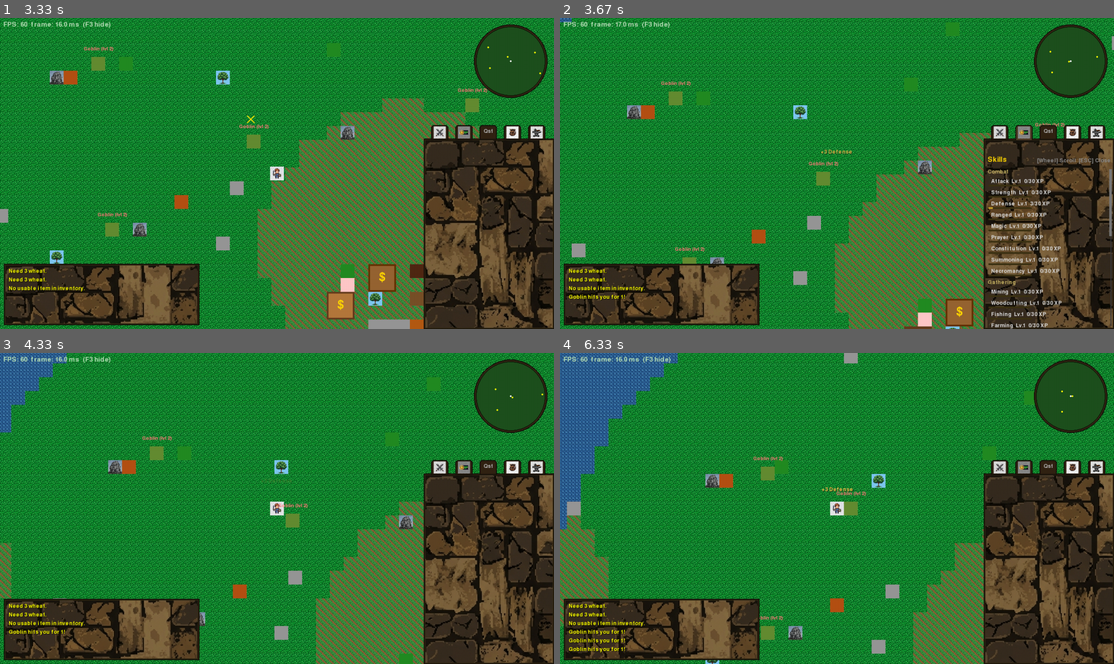
Above: before the commit, frames 1-4 (two rows, left to right).
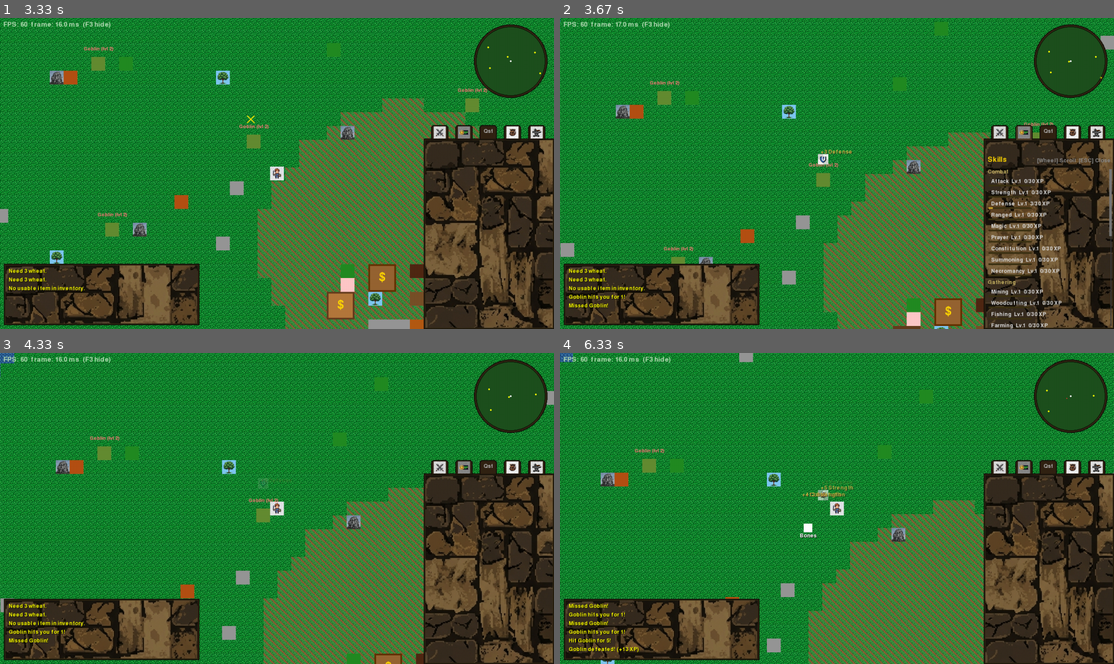
Above: after the commit, the same moments.

Repository: jacobziemba-dev/my-pygame-rpg
Game: pygame game, started from main.py
The game is run twice, just before and just after one commit, with the same random seed, the same clock (stepped at 60 frames per second) and the same inputs.
Inputs (mouse positions are in pixels of both pictures, inside the frame that each line leads up to):
- Up to frame 1 (3.33 s): click (465, 133) at 0.38 s; click "Goblin (lvl 2)" at 0.72 s; click (537, 133) at 1.05 s; click "Bread" at 1.38 s; tap Enter at 1.67, 3 s; click (437, 133) at 2.05 s; click (437, 133) at 2.38 s; click "Goblin (lvl 2)" at 2.72 s
- Up to frame 2 (3.67 s): click (1025, 133) at 3.38 s
- Up to frame 3 (4.33 s): click (465, 468) at 3.72 s; click (94, 539) at 4.05 s
- Up to frame 4 (6.33 s): click (859, 496) at 4.88 s; click (997, 468) at 5.88 s; click (997, 468) at 6.22 s

Frame 1 is identical in both runs. In frame 2, 41% of the frame differs, in the area x 0-100%, y 0-100%; in frame 3, 45%; in frame 4, 46%.

Commit message:
feat: enhance player-enemy interaction and collision mechanics; implement auto-retaliation and refined enemy chase behavior

Diff:
--- a/src/core/game_manager.py
+++ b/src/core/game_manager.py
@@ -8,6 +8,7 @@
 from src.entities.station import Station
 from src.ui.ui import UIManager
 from src.entities.enemy import Enemy
+from src.entities.entity import resolve_collision_x, resolve_collision_y
 from src.entities.crop import Crop
 from src.core.camera import Camera
 from src.systems.save_manager import SaveManager
@@ -998,6 +999,23 @@
             obstacles = self._get_solid_obstacles()
             if self.ui.active_tab != "crafting":
                 self.player.update(dt)
+                # Resolve player collision against enemies (player can't walk through them)
+                enemy_rects = [e.rect for e in self.enemies]
+                if enemy_rects:
+                    resolve_collision_x(self.player.rect, enemy_rects)
+                    resolve_collision_y(self.player.rect, enemy_rects)
+                # OSRS: trigger combat as soon as player is adjacent to target enemy
+                # (don't require reaching the exact center tile of the enemy)
+                if (self.player.interaction_target and
+                        hasattr(self.player.interaction_target, 'hp') and
+                        self.player.interaction_target in self.enemies):
+                    target_enemy = self.player.interaction_target
+                    if self.player.rect.inflate(80, 80).colliderect(target_enemy.rect):
+                        self.player.current_action = "attacking"
+                        self.player.action_target = target_enemy
+                        self.player.interaction_target = None
+                        self.player.target_destination = None
+                        self.player.waypoints = []
 
             for crop in self.crops:
                 crop.update()
@@ -1111,12 +1129,16 @@
 
             for enemy in self.enemies[:]:
                 enemy.update(self.player, dt, obstacles + [self.player.rect])
-                if enemy.rect.inflate(4, 4).colliderect(self.player.rect):
+                if enemy.rect.inflate(16, 16).colliderect(self.player.rect):
                     dmg = random.randint(1, enemy.max_hit)
                     if self.player.take_damage(dmg):
                         actual = max(1, dmg - self.player.get_defense())
                         self._award_xp("defense", 3, self.player.rect.centerx, self.player.rect.top)
                         self.ui.show_message(f"{enemy.name} hits you for {actual}!")
+                        # Auto-retaliate: fight back automatically when idle (OSRS default)
+                        if self.player.current_action is None:
+                            self.player.current_action = "attacking"
+                            self.player.action_target = enemy
 
             for proj in self.projectiles[:]:
                 proj.update(dt)
--- a/src/entities/enemy.py
+++ b/src/entities/enemy.py
@@ -42,7 +42,9 @@
         dy = player.rect.centery - self.rect.centery
         dist = math.hypot(dx, dy)
 
-        if 0 < dist < self.aggro_range:
+        # OSRS-style: enemy chases player but stops when adjacent (won't walk into player)
+        adjacent_dist = TILE_SIZE + 4  # stop one tile away from player center
+        if 0 < dist < self.aggro_range and dist > adjacent_dist:
             dx_norm = dx / dist
             dy_norm = dy / dist
             self.rect.x += dx_norm * self.speed * dt * 60
